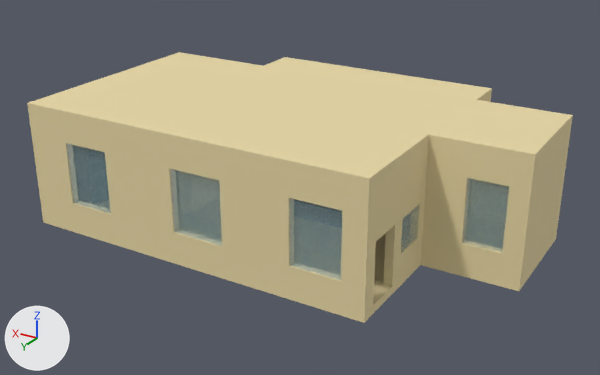
Before and after pictures for a commit that changed the Blender file VRRage-VR/assets/models/pub/Bar.blend.
Before and after are seen from a camera (50 mm lens) standing at (-13.97, 22.58, 13.01) and looking at (0.15, -0.96, 1.23). Lighting does not change. The marker at lower left points along +X, +Y and +Z.

The older version as bpy lines, for what is in view:
```python
ob_fenster_1 = bpy.data.objects.new('Fenster 1', me_cube_008)
ob_fenster_1.location = (1.25, 3.5, 2.0)
ob_fenster_2 = bpy.data.objects.new('Fenster 2', me_cube_009)
ob_fenster_2.location = (-3.12, 3.5, 2.0)
ob_fenster_3 = bpy.data.objects.new('Fenster 3', me_cube_010)
ob_fenster_3.location = (-4.67, 0.57, 2.0)
ob_fenster_ak = bpy.data.objects.new('Fenster AK', me_cube_004)
ob_fenster_ak.location = (5.87, 3.5, 2.0)
ob_raum_1 = bpy.data.objects.new('Raum 1', me_cube)
ob_raum_1.location = (-1.7, 0.23, 1.69)
ob_raum_1.scale = (1.0, 1.0, 2.0)
ob_tür_1 = bpy.data.objects.new('Tür 1', me_cube_012)
ob_tür_1.location = (-4.82, 2.69, 1.06)
ob_tür_1.rotation_euler = (0.0, 0.0, 3.142)  # degrees (0, 0, 180)
ob_tür_2 = bpy.data.objects.new('Tür 2', me_cube_013)
ob_tür_2.location = (4.13, 0.99, 1.06)
ob_tür_2.rotation_euler = (0.0, 0.0, 3.142)  # degrees (0, 0, 180)
# me_cube
# before: 4 (-2.82, -3.09, 0.22), 9 (-2.82, -4.41, 0.22), 23 (-2.82, 2.85, 0.22), 34 (-2.82, 1.54, 0.22), 40 (-3.12, -3.09, 0.22)
# before: 45 (-3.12, -4.41, 0.22), 59 (-3.12, 2.85, 0.22) at pixel (375, 241), 70 (-3.12, 1.54, 0.22) at pixel (395, 224)
# before: 10 (5.53, 0.36, 0.22), 24 (5.53, 1.67, 0.22), 46 (5.83, 0.36, 0.22), 60 (5.83, 1.67, 0.22)
# also in view: 'Raum 2' at (6.28, -0.54, 2.0); 'Raum 3' at (-6.49, -2.6, 2.0); 'Fenster Klo' at (-6.83, -0.62, 2.0)
```
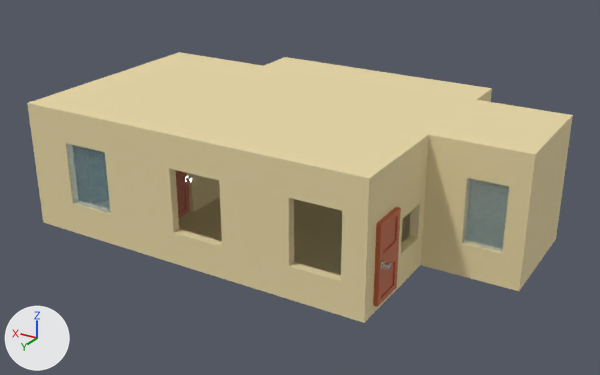
Edits to the scene script, one JSON object a line:
```json
{"block": "me_cube", "where": "me_cube.from_pydata(...)  # 72 vertices, 70 faces; spans x -3.12..5.83, y -6.6..3.43, z -0.99..1.31"}
{"block": "me_cube", "where": "# used by ob_raum_1; location = (-1.7, 0.23, 1.69); scale = (1.0, 1.0, 2.0)"}
{"block": "me_cube", "change": "me_cube part 1"}
{"op": "add", "block": "me_cube", "code": "for i in [4, 9, 23, 34, 40, 45, 59, 70]: me_cube.vertices[i].co += Vector((0.0, 0.0, 0.29))"}
{"block": "me_cube", "change": "me_cube part 2"}
{"op": "add", "block": "me_cube", "code": "for i in [10, 24, 46, 60]: me_cube.vertices[i].co += Vector((0.0, 0.0, 0.29))"}
{"block": "me_cube_012", "where": "# used by ob_tür_1; location = (-4.82, 2.69, 1.06); rotation_euler = (0.0, 0.0, 3.142), in degrees (0, 0, 180)"}
{"op": "remove", "block": "me_cube_012", "code": "me_cube_012.from_pydata(...)  # 120 vertices, 92 faces; spans x -0.4..0.4, y -0.39..0.93, z -1.06..1.06"}
{"op": "add", "block": "me_cube_012", "code": "me_cube_012.from_pydata(...)  # 120 vertices, 92 faces; spans x -0.4..0.4, y -0.39..0.93, z -1.06..1.65"}
{"block": "me_cube_012", "change": "me_cube_012 part 3: 114 of 120 vertices moved; they spanned x -0.4..0.4, y -0.39..0.93, z -0.92..1.06 and now span x -0.4..0.4, y -0.39..0.93, z -0.88..1.65; mean shift (0.0, 0.0, 0.31); largest move (-0.15, -0.39, 1.06) -> (-0.15, -0.39, 1.65)"}
{"op": "add", "block": "ob_fenster_1", "code": "ob_fenster_1.hide_set(True)  # its collection is switched off"}
{"op": "add", "block": "ob_fenster_2", "code": "ob_fenster_2.hide_set(True)  # its collection is switched off"}
{"op": "add", "block": "ob_fenster_3", "code": "ob_fenster_3.hide_set(True)  # its collection is switched off"}
{"op": "remove", "block": "ob_tür_1", "code": "ob_tür_1.hide_set(True)  # its collection is switched off"}
{"op": "remove", "block": "ob_tür_2", "code": "ob_tür_2.hide_set(True)  # its collection is switched off"}
```

Where the change shows, as pixel boxes [x1, y1, x2, y2] in the pictures (600 x 375 px; the box of a moved part takes in the faces that stretch with it):
```json
{"object": "Fenster 2", "change": "hidden", "before": [289, 198, 342, 280]}
{"object": "Fenster 1", "change": "hidden", "before": [170, 169, 222, 246]}
{"object": "Tür 1", "change": "shown", "after": [373, 207, 401, 307]}
{"object": "Tür 2", "change": "shown", "after": [176, 170, 192, 218]}
{"object": "Fenster 3", "change": "hidden", "before": [401, 206, 418, 252]}
{"part": 1, "of": "me_cube", "change": "moved or reshaped", "before": [364, 89, 492, 322], "after": [364, 89, 492, 322]}
{"part": 2, "of": "me_cube", "change": "moved or reshaped", "after": [188, 173, 220, 212], "on screen": "not visible before"}
```
